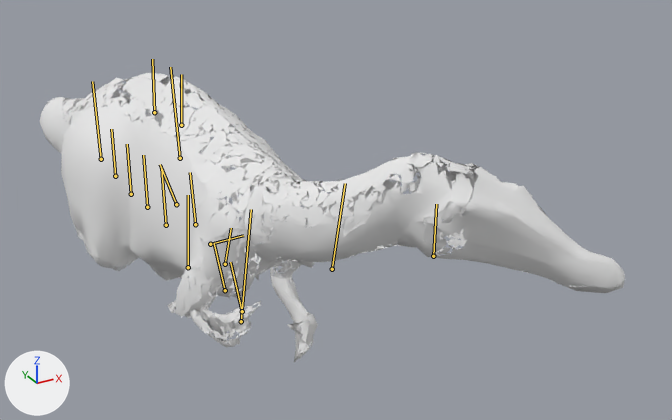
A saved change to the glTF model bichos/modelos/barionix.glb.
One viewpoint serves both versions: a camera (50 mm lens) standing at (-1.59, -6.65, 3.01) and looking at (1.79, -0.5, -0.06). Every picture has the same lights, and +X, +Y and +Z are marked at lower left. The picture after the commit comes second. Both versions are drawn at frame 60 of the action 'dormir'; the numbers are the values there. The bones that change, and the others that lie on the model, are drawn over the model as lines.

In view in the first picture: 'barionix_malha_0'.
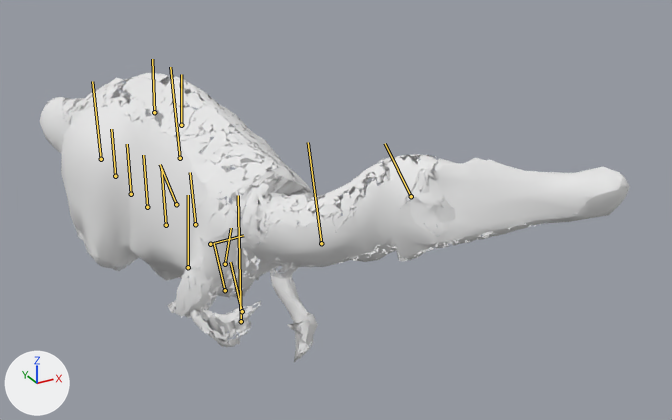
Where the change shows, as pixel boxes (x1, y1, x2, y2) in the pictures (672 x 420 px):
'barionix_malha_0', posed: before (40, 73, 625, 362); after (40, 73, 630, 362)
bone 'pescoco_2', root to tip: before (241, 321) to (251, 209); after (241, 321) to (238, 195)
bone 'pescoco_3', root to tip: before (332, 269) to (345, 183); after (321, 243) to (308, 142)
bone 'cabeca', root to tip: before (433, 256) to (436, 204); after (411, 196) to (385, 143)

The change in detail:
Bone 'pescoco_2' (bone_pescoco_2) turns from (4, 21, 1) to (-9, 20, -6) degrees about its own x, y and z.
Bone 'pescoco_3' (bone_pescoco_3) turns from (0, 17, 0) to (-15, 15, -15) degrees about its own x, y and z.
Bone 'cabeca' (bone_cabeca) turns from (-8, 11, -2) to (-21, 8, -22) degrees about its own x, y and z.
